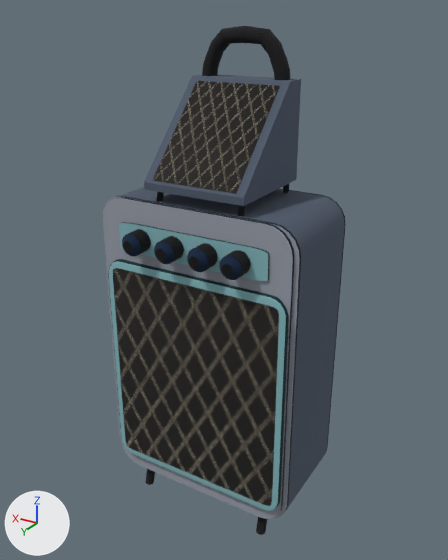
The OBJ model ProyectoFinal/ProyectoFinal/Models/ampMarceline/ampMarceline.obj: old version first, new version second.
Both versions are drawn from a camera (50 mm lens) standing at (-2.85, 4.7, 2.92) and looking at (-0.03, 0.0, 0.57). Every picture has the same lights, and +X, +Y and +Z are marked at lower left. Where no turn or scale is listed for an object, it has been applied to the vertices.

Objects in the first picture: 'ampMarceline'.
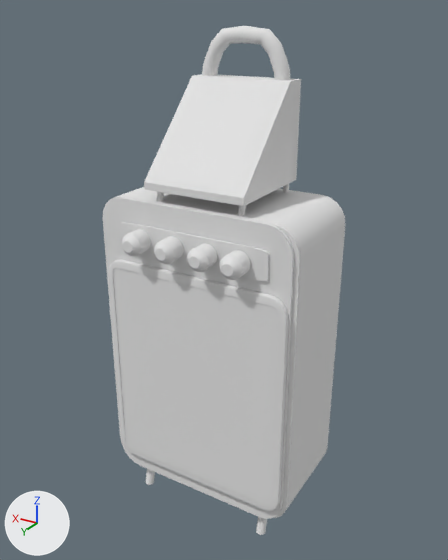
The newer file is also turned or shifted as a whole; pictures and numbers use the older file's frame.

What differs and where, as boxes (x1, y1, x2, y2) in the pictures (448 x 560 px):
part 1 of me_ampmarceline, recoloured (black to grey): (146, 26, 291, 535) in both
part 2 of me_ampmarceline, recoloured: (122, 229, 251, 280) in both
part 3 of me_ampmarceline, recoloured (cyan to grey): (108, 222, 289, 511) in both
part 4 of me_ampmarceline, recoloured: (103, 188, 345, 519) in both
part 5 of me_ampmarceline, recoloured (black to grey): (113, 81, 280, 506) in both
part 6 of me_ampmarceline, recoloured (blue to grey): (119, 74, 345, 508) in both

What the commit changed:
Material 'ampMarceline_lambert10SG' (mat_ampmarceline_lambert10sg) is new.
Its base color is (0.8, 0.8, 0.8) (white #e7e7e7).
Its roughness is 1.0.
Material 'ampMarceline_lambert11SG' (mat_ampmarceline_lambert11sg) is new.
Its base color is (0.8, 0.8, 0.8) (white #e7e7e7).
Its roughness is 1.0.
Material 'ampMarceline_lambert8SG' (mat_ampmarceline_lambert8sg) is new.
Its base color is (0.8, 0.8, 0.8) (white #e7e7e7).
Its roughness is 1.0.
Material 'ampMarceline_lambert3SG2' (mat_ampmarceline_lambert3sg2) is new.
Its base color is (0.8, 0.8, 0.8) (white #e7e7e7).
Its roughness is 1.0.
Material 'ampMarceline_lambert9SG' (mat_ampmarceline_lambert9sg) is new.
Its base color is (0.8, 0.8, 0.8) (white #e7e7e7).
Its roughness is 1.0.
Material 'ampMarceline_lambert2SG2' (mat_ampmarceline_lambert2sg2) is new.
Its base color is (0.8, 0.8, 0.8) (white #e7e7e7).
Its roughness is 1.0.
me_ampmarceline has 1632 vertices, 3017 faces and spans x -1.0..1.03, y -0.56..0.72, z -1.89..2.82.
me_ampmarceline is used by ob_ampmarceline; location (0.0, 0.0, 0.0).
me_ampmarceline part 1: all 1080 faces that had it switch from mat_lambert10sg (picture img_patas_png) to mat_ampmarceline_lambert10sg (white #e7e7e7).
me_ampmarceline part 2: all 480 faces that had it switch from mat_lambert11sg (picture img_perillas_png) to mat_ampmarceline_lambert11sg (white #e7e7e7).
me_ampmarceline part 3: all 609 faces that had it switch from mat_lambert3sg (picture img_marco_png) to mat_ampmarceline_lambert3sg2 (white #e7e7e7).
me_ampmarceline part 4: all 516 faces that had it switch from mat_lambert9sg (picture img_placas_png) to mat_ampmarceline_lambert9sg (white #e7e7e7).
me_ampmarceline part 5: all 212 faces that had it switch from mat_lambert2sg (picture img_malla_png) to mat_ampmarceline_lambert2sg2 (white #e7e7e7).
me_ampmarceline part 6: all 120 faces that had it switch from mat_lambert8sg (picture img_cuerpo_png) to mat_ampmarceline_lambert8sg (white #e7e7e7).
